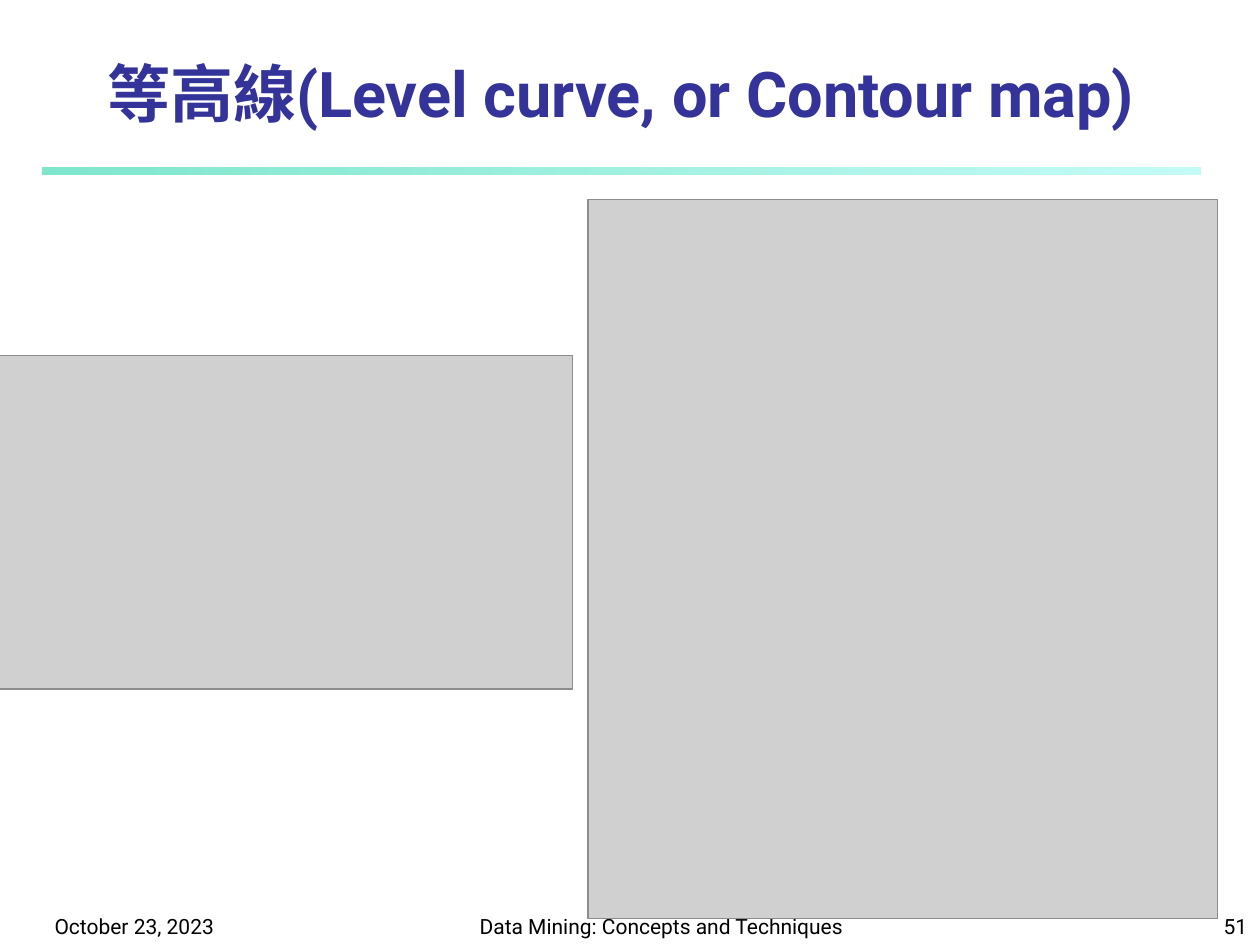
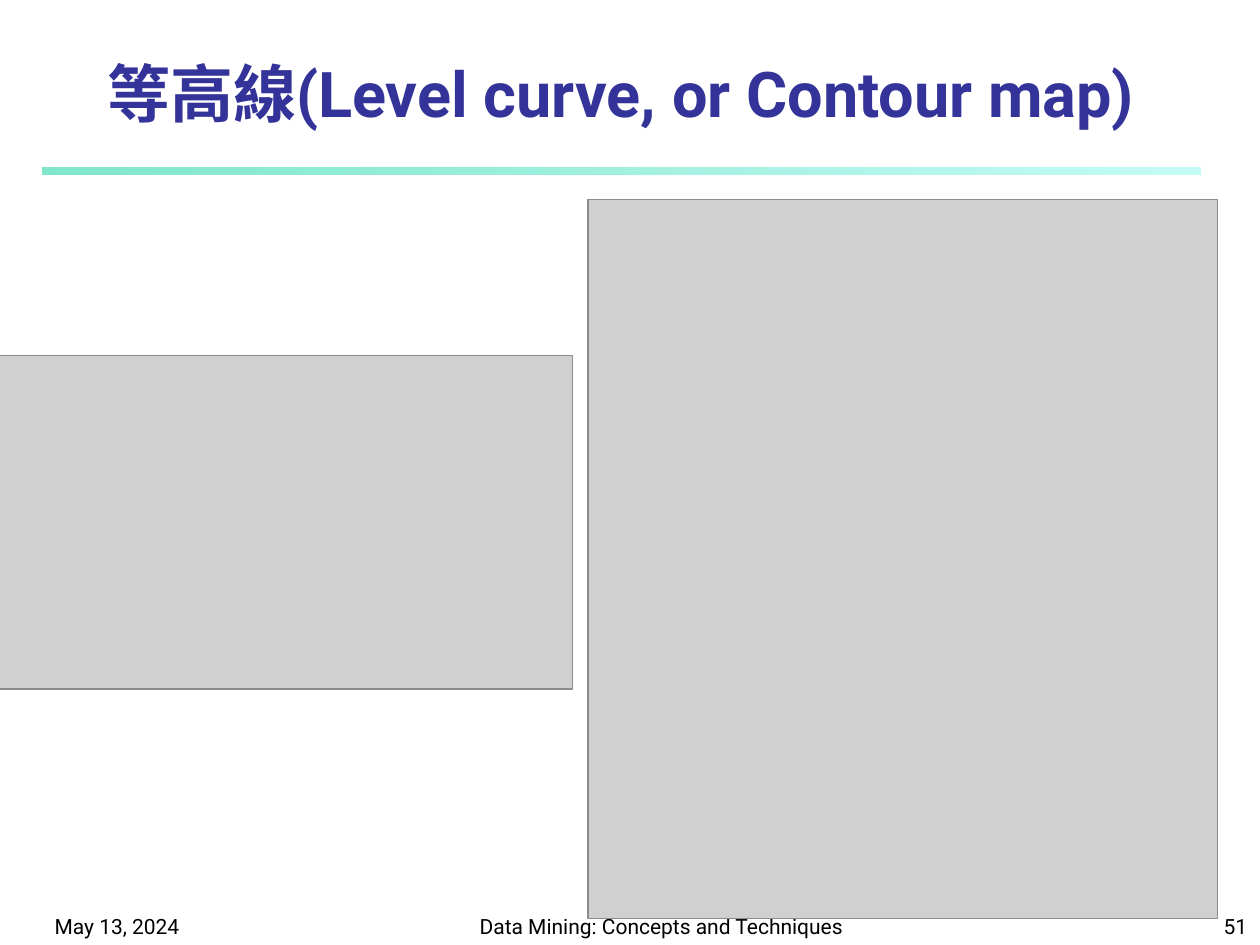
Before and after one commit to carina419/NTUST, a slide deck: slide 51 of 112-1/MI5130701 資料探勘 Data Mining/2-new - Classification.pptx. Drawn at 1260x945 pixels with LibreOffice and Linux fonts; fonts in the diff are those of the drawing; grey boxes stand for pictures. Boxes give left, top, right and bottom in pixels: in the first picture for what was removed or moved away, otherwise in the second. Text is boxed around its words. In the diff, an @@ line names an element or a change of style, - is before the commit and + after.

```diff
--- a/112-1/MI5130701 資料探勘 Data Mining/2-new - Classification.pptx
+++ b/112-1/MI5130701 資料探勘 Data Mining/2-new - Classification.pptx
@@ text at <box>55,919,179,939</box>: text changed @@
-October 23, 2023
+May 13, 2024
```
Also in this commit, not shown: 98 other slides changed, 3 other files.
